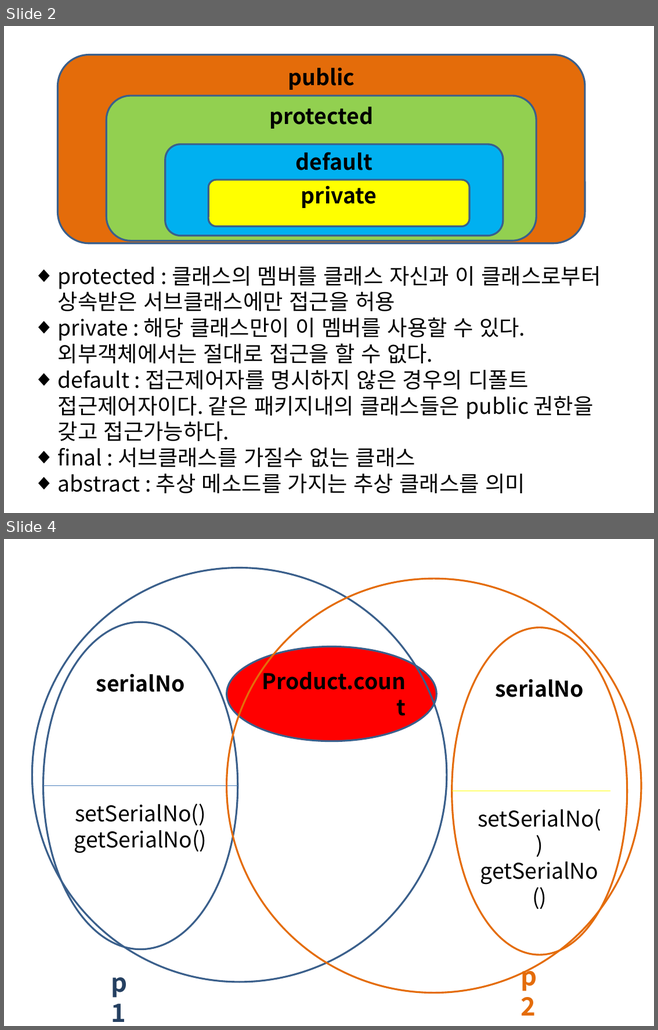
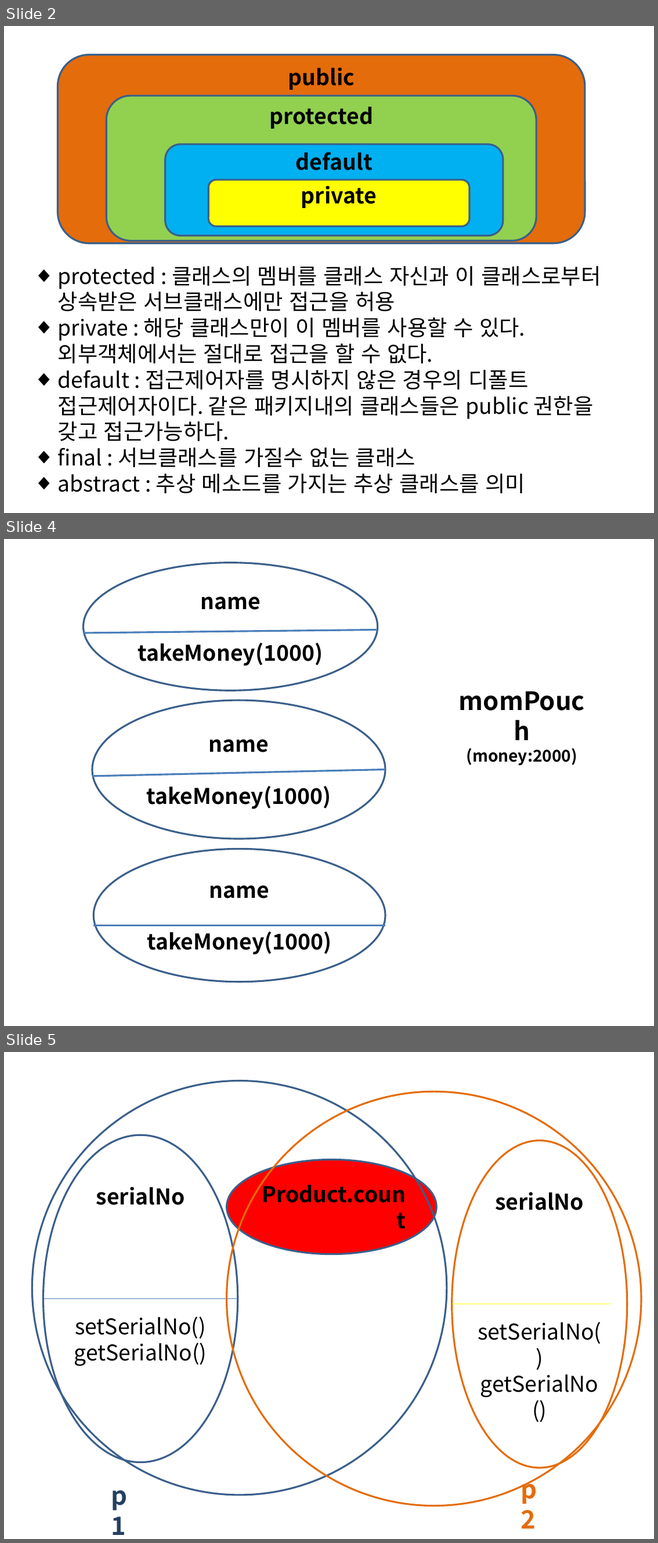
Before and after one commit to GOLDKUM/big-1, a slide deck: note/1_JAVA/1204.9_접근제한의 종류와 static.pptx. Shown one above the other, each under a label of ours: slides 2 and 4 before the commit, slides 2, 4 and 5 after it; the slides between them are not shown. The pictures are 658x1030 and 658x1543 pixels, drawn with LibreOffice and Linux fonts; fonts in the diff are those of the drawing. Boxes give left, top, right and bottom in pixels: in the first picture for what was removed or moved away, otherwise in the second. Text is boxed around its words. In the diff, an @@ line names an element or a change of style, - is before the commit and + after.

```diff
--- a/note/1_JAVA/1204.9_접근제한의 종류와 static.pptx
+++ b/note/1_JAVA/1204.9_접근제한의 종류와 static.pptx
@@ slide 4 added at [4,539,654,1026], background #FFFFFF @@
@@ ellipse added at [83,562,378,690], outline #3A5F8C 2 pt, 24 pt, text #000000, bold @@
+name
+takeMoney(1000)
@@ line added from (83, 633) to (378, 630), #4B7EBC 2 pt @@
@@ ellipse added at [92,700,385,838], outline #3A5F8C 2 pt, 24 pt, text #000000, bold @@
+name
+takeMoney(1000)
@@ text added at [466,748,577,766], 18 pt, text #000000, bold @@
+momPouch
+(money:2000)
@@ line added from (92, 776) to (385, 770), #4B7EBC 2 pt @@
@@ ellipse added at [94,849,385,982], outline #3A5F8C 2 pt, 24 pt, text #000000, bold @@
+name
+takeMoney(1000)
@@ line added from (94, 925) to (385, 925), #4B7EBC 2 pt @@
@@ what was slide 4 is now slide 5 @@
```
Also in this commit, not shown: 1 slide changed, 14 other files.
